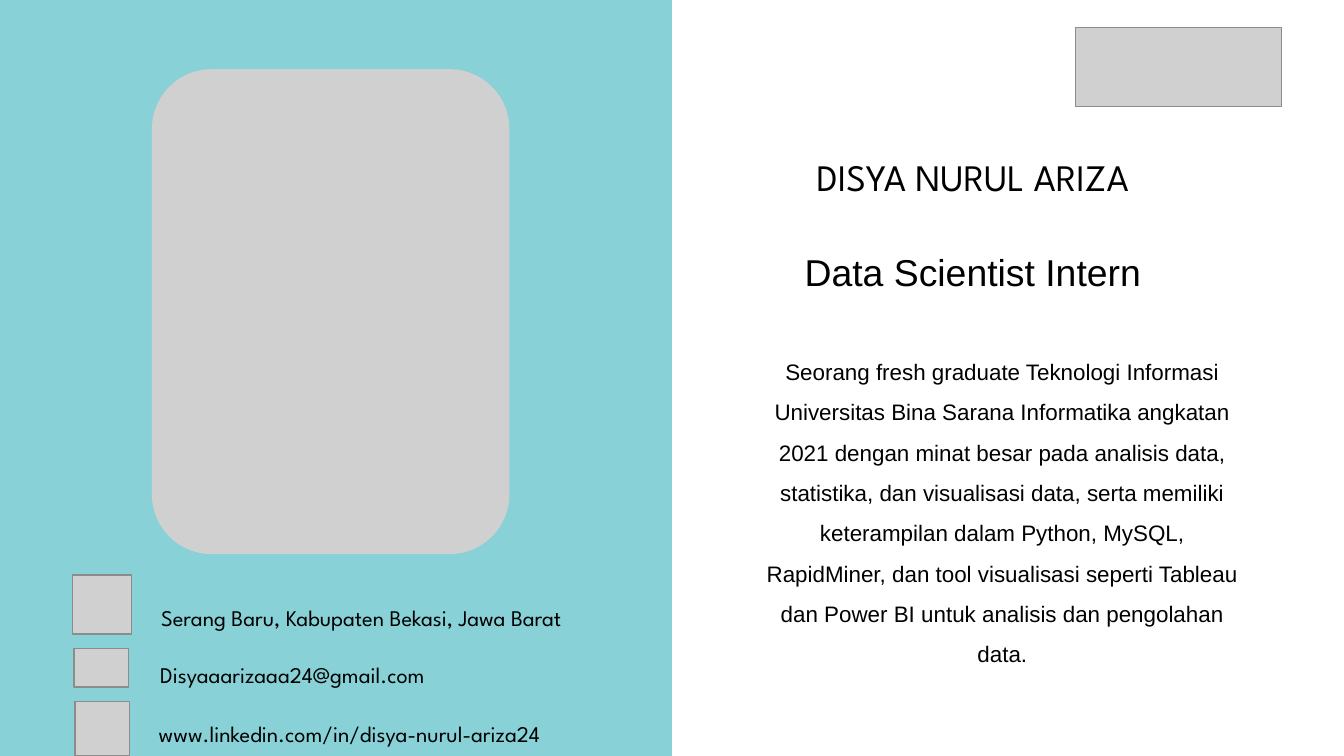
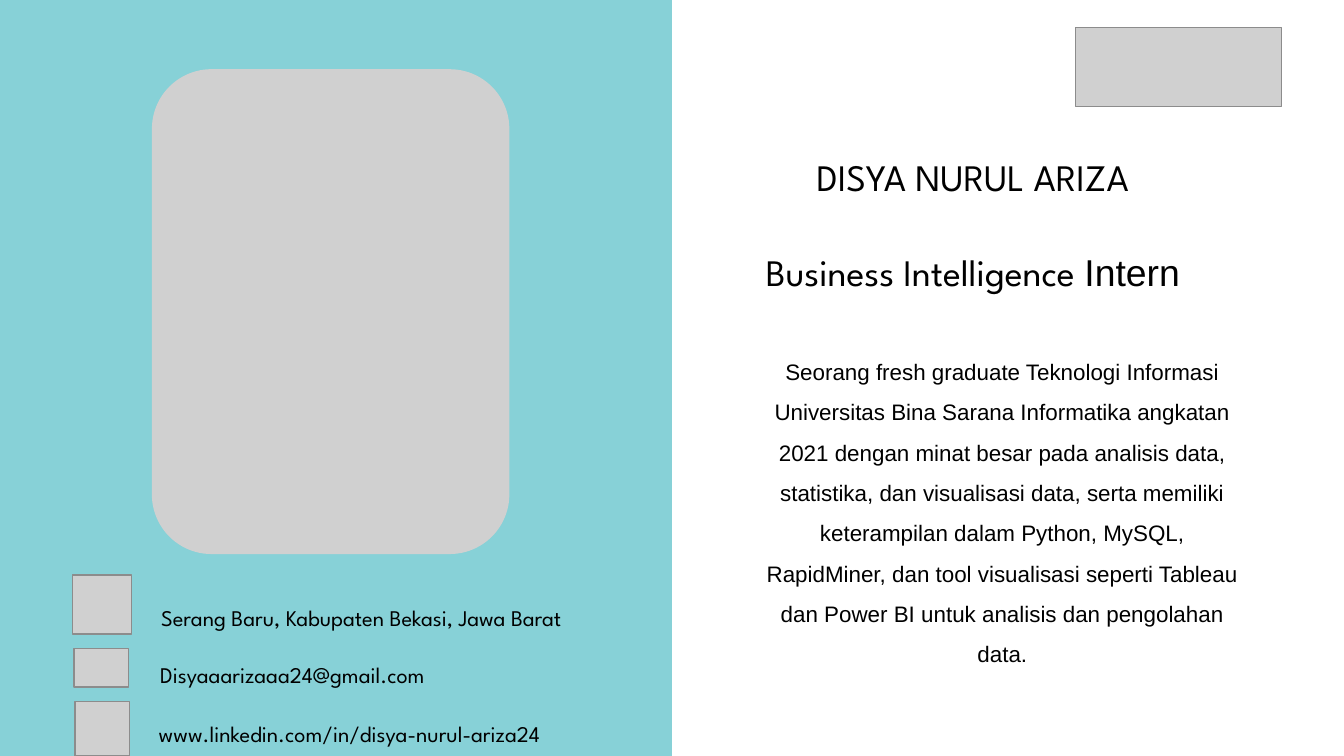
Before and after one commit to DisyaAriza/Project-Based-Internship-Bank-Muamalat, a slide deck: slide 2 of FinalTask_BankMuamalat_BI Analyst_Disya Nurul Ariza.pptx. Drawn at 1344x756 pixels with LibreOffice and Linux fonts; fonts in the diff are those of the drawing; grey boxes stand for pictures; background and template pictures are left out. Boxes give left, top, right and bottom in pixels: in the first picture for what was removed or moved away, otherwise in the second. Text is boxed around its words. In the diff, an @@ line names an element or a change of style, - is before the commit and + after.

```diff
--- a/FinalTask_BankMuamalat_BI Analyst_Disya Nurul Ariza.pptx
+++ b/FinalTask_BankMuamalat_BI Analyst_Disya Nurul Ariza.pptx
@@ text at box(766, 260, 1179, 294): text changed; font Arial to League Spartan @@
-Data Scientist Intern
+Business Intelligence Intern
```
Also in this commit, not shown: 1 other file.
